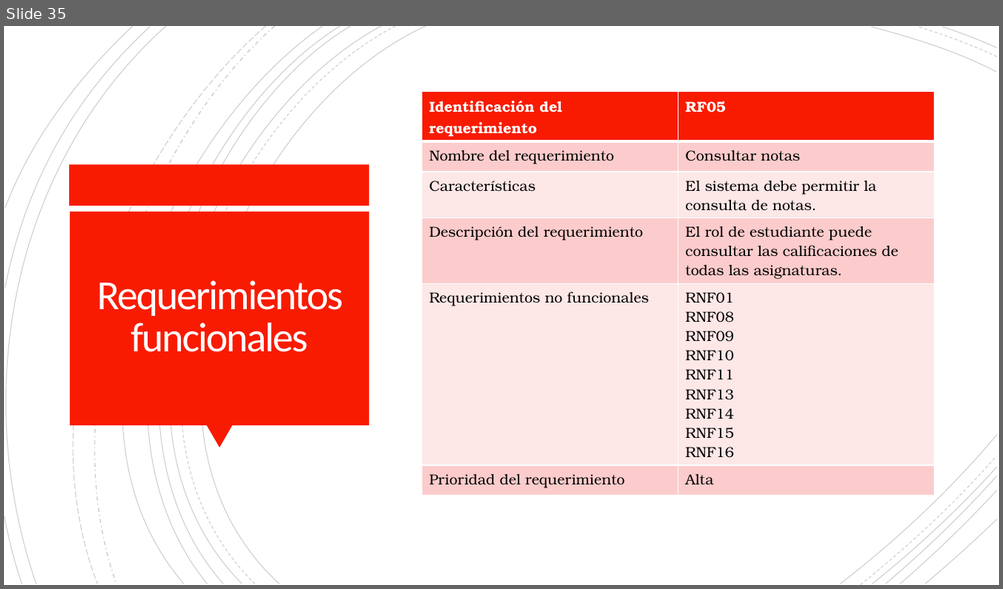
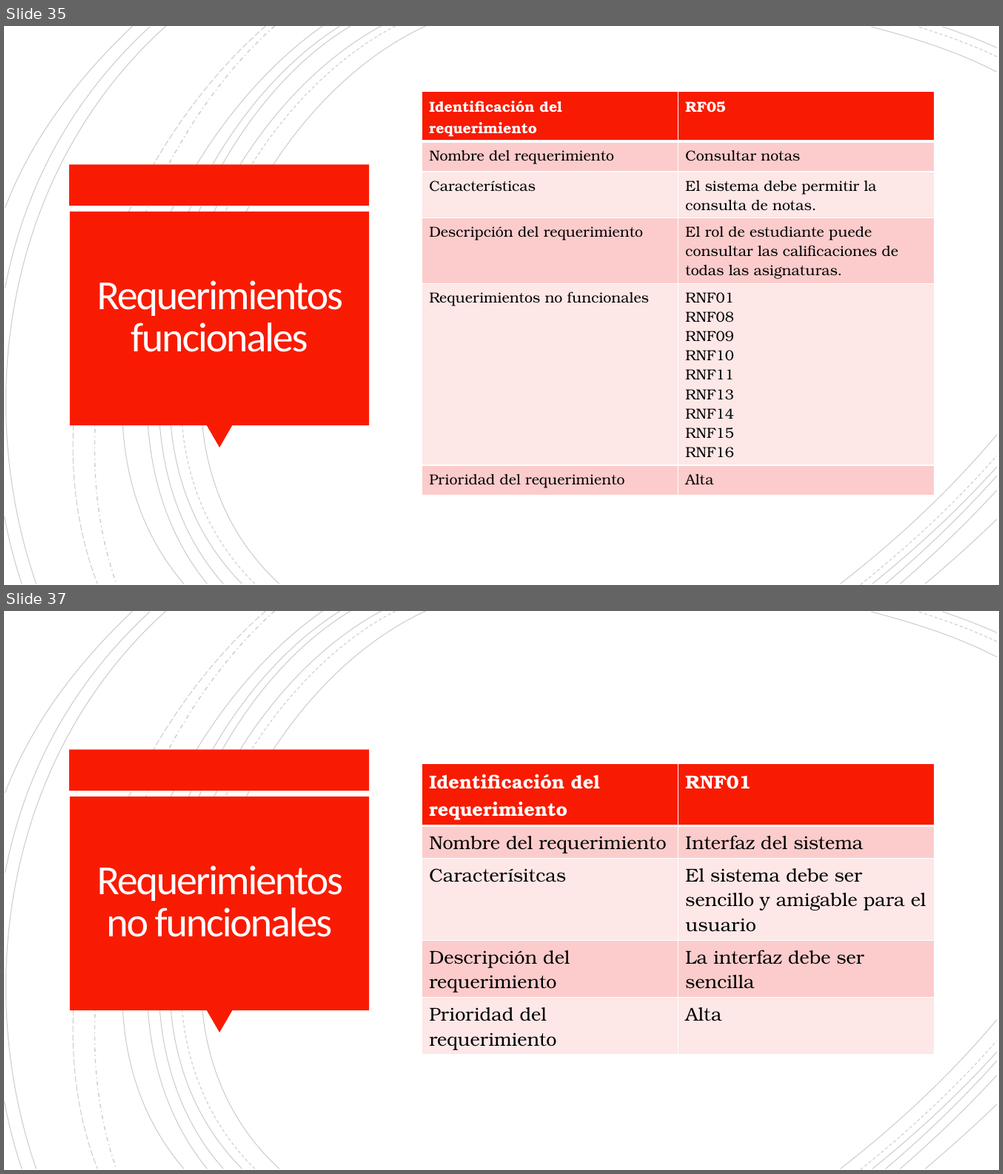
Before and after one commit to Dillan444/PROYECTO_SENA, a slide deck: PLANTEAMIENTO_DEL_PROBLEMA.pptx. Shown one above the other, each under a label of ours: slide 35 before the commit, slides 35 and 37 after it; the slides between them are not shown. The pictures are 1003x589 and 1003x1174 pixels, drawn with LibreOffice and Linux fonts; fonts in the diff are those of the drawing. Boxes give left, top, right and bottom in pixels: in the first picture for what was removed or moved away, otherwise in the second. Text is boxed around its words. In the diff, an @@ line names an element or a change of style, - is before the commit and + after.

Commit message:
Docs:Avance_Requerimientos.Power_PointV6
se agregaron 3 requerimientos no funcionales  al proyecto

```diff
--- a/PLANTEAMIENTO_DEL_PROBLEMA.pptx
+++ b/PLANTEAMIENTO_DEL_PROBLEMA.pptx
@@ slide 37 added at [4,611,999,1170], background #FFFFFF; not listed: 24 template elements that a slide beside it also shows @@
@@ table added at [422,764,933,1054], 5 rows, 2 columns @@
+Identificación del requerimiento | RNF01
+Nombre del requerimiento | Interfaz del sistema
+Caracterísitcas | El sistema debe ser sencillo y amigable para el usuario
+Descripción del requerimiento | La interfaz debe ser sencilla
+Prioridad del requerimiento | Alta
@@ title added at [97,866,344,937], 40 pt, text #FFFEFF @@
+Requerimientos no funcionales
```
Also in this commit, not shown: 3 other slides added.
